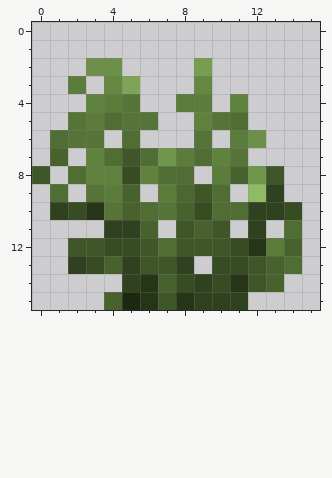
A pixel-art sprite gets an edit: default_junglegrass.png. Above: the version before the commit.
The file is 16x16 pixels. Colours within 5 levels of each other are drawn and written as one.
Now the later version:
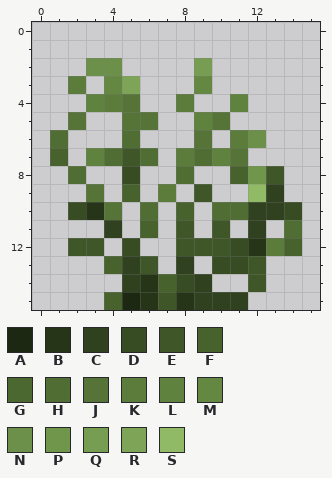
Palette (. is transparent): A #1c2812  B #263518  C #2f411e  D #374c23  E #3f5628  F #48622e  G #4c6831  H #506e33  J #567438  K #5b7c3b  L #60823f  M #648842  N #6c8f49  P #70964b  Q #769d51  R #7ea458  S #90ba65
Difference:
The author cleared colour B in row 14 at x 11.
The author cleared colour C in row 10 at x 1; in row 11 at x 5; in row 13 at x 2.
The author cleared colour D in row 10 at x 9; in row 12 at x 4; in row 13 at x 3; in row 14 at x 10.
The author cleared colour E in row 8 at x 0; in row 12 at x 6; in row 13 at x 7.
The author cleared colour F in row 10 at x 5; in row 11 at x 9; in rows 13 to 14 at x 13.
The author cleared colour G in row 9 at x 8.
The author cleared colour H in row 5 at x 4 and 11; in row 8 at x 7; in row 9 at x 1 and 10; in row 12 at x 7; in row 13 at x 14.
The author cleared colour J in row 6 at x 2 to 3; in row 10 at x 7.
The author cleared colour K in row 4 at x 9; in row 5 at x 3; in row 8 at x 10; in row 9 at x 4.
The author cleared colour L in row 8 at x 3 to 4 and 6.
The author cleared colour P in row 7 at x 7.
Pixel boxes of the changes (left, top, right, bottom) in both pictures:
erased: (32, 94, 302, 292)
